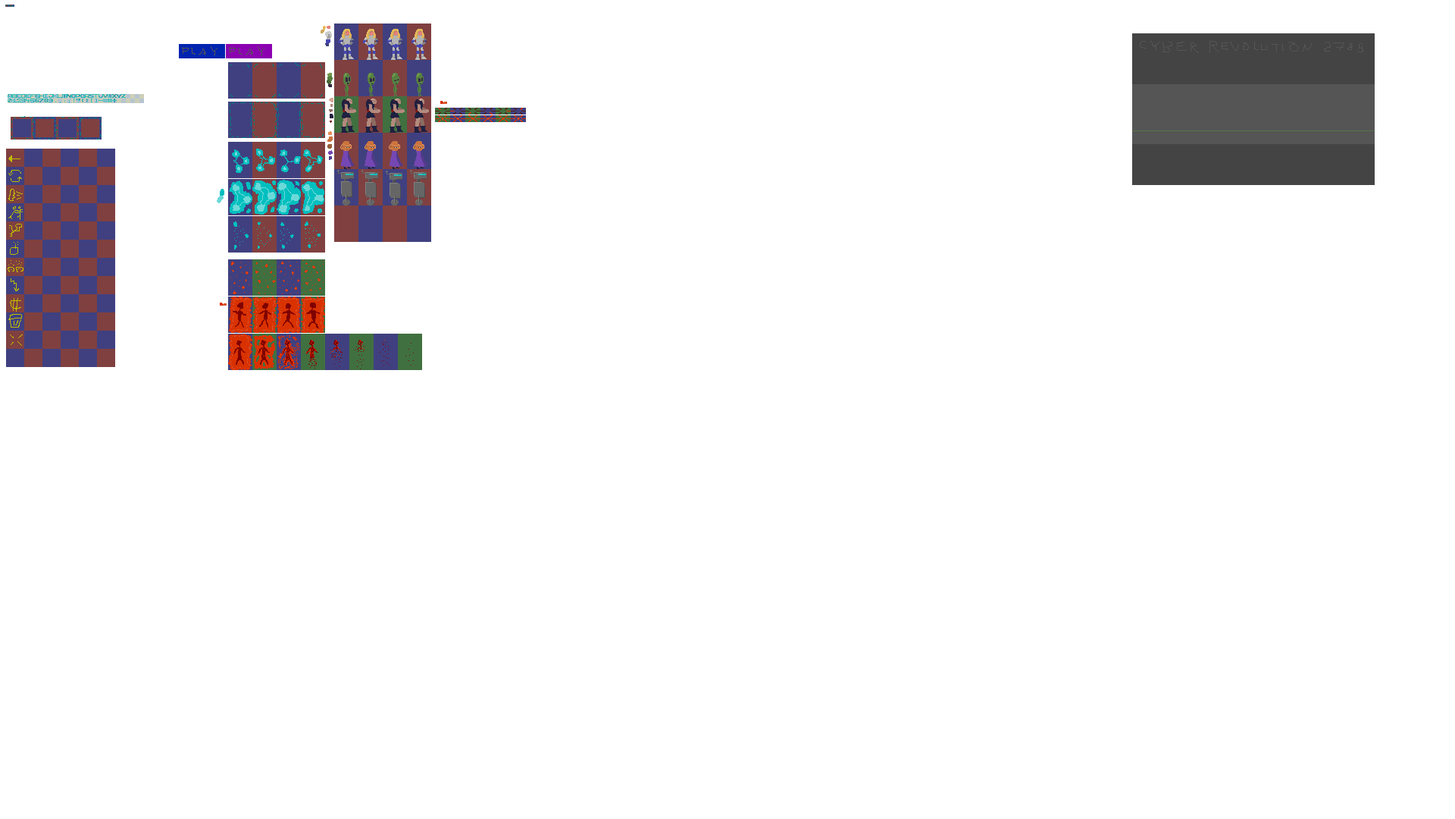
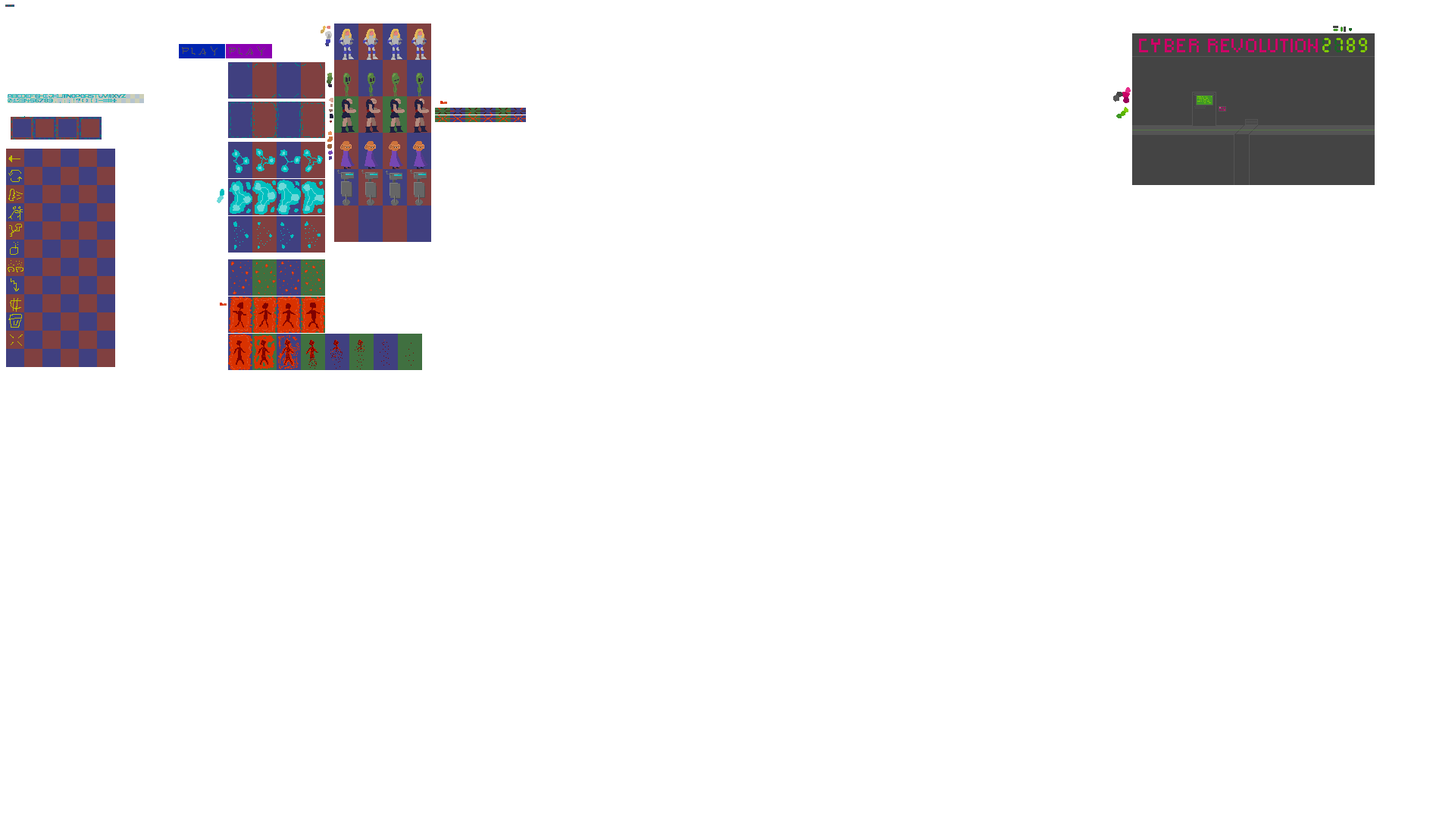
Layer changes from the first 1455×819 image to the second:
painted on "helpers" over (x1=1132, y1=129, x2=1375, y2=132)
painted on "main_background" over (x1=1113, y1=25, x2=1375, y2=185)
